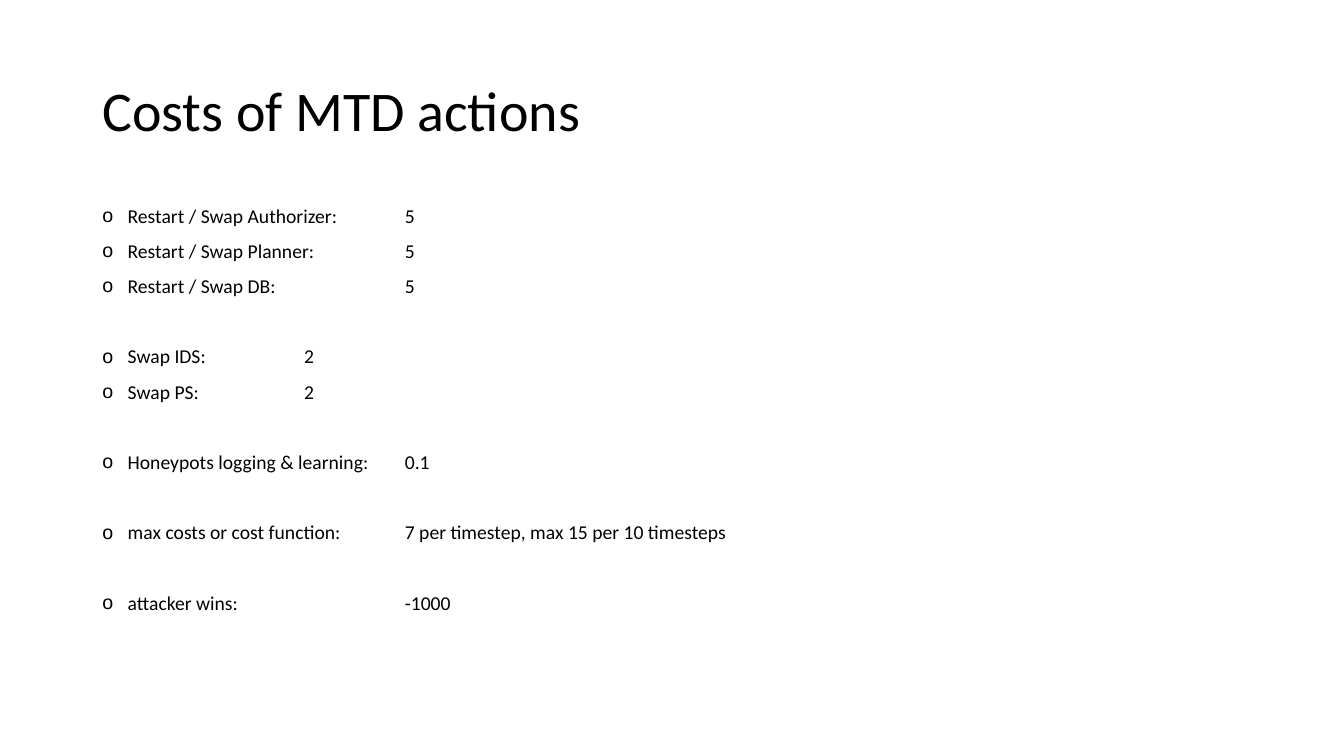
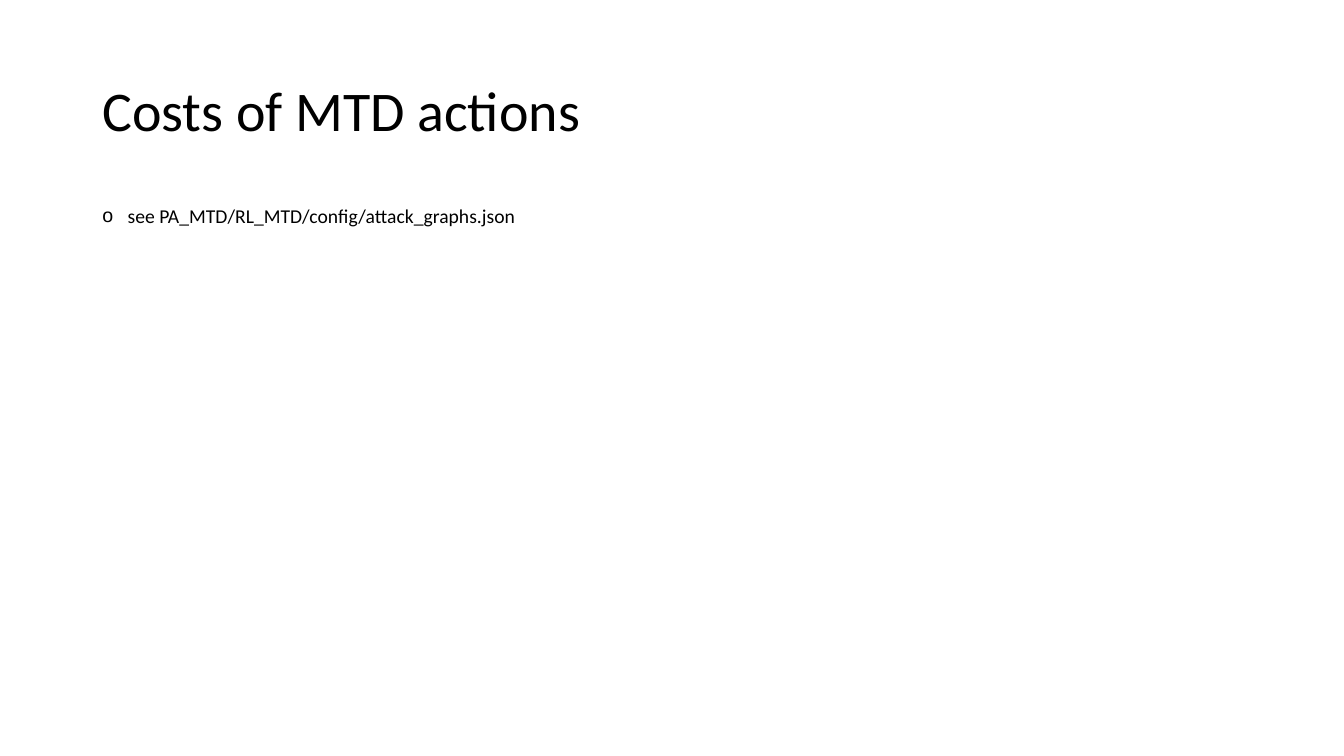
Before and after one commit to cailllev/PA, a slide deck: slide 10 of Model.pptx. Drawn at 1344x756 pixels with LibreOffice and Linux fonts; fonts in the diff are those of the drawing. Boxes give left, top, right and bottom in pixels: in the first picture for what was removed or moved away, otherwise in the second. Text is boxed around its words. In the diff, an @@ line names an element or a change of style, - is before the commit and + after.

```diff
--- a/Model.pptx
+++ b/Model.pptx
@@ text at <box>128,209,515,227</box>: text changed @@
-o Restart / Swap Authorizer: 5
-o Restart / Swap Planner: 5
-o Restart / Swap DB: 5
-o Swap IDS: 2
-o Swap PS: 2
-o Honeypots logging & learning: 0.1
-o max costs or cost function: 7 per timestep, max 15 per 10 timesteps
-o attacker wins: -1000
+o see PA_MTD/RL_MTD/config/attack_graphs.json
```
Also in this commit, not shown: 2 other slides changed.
